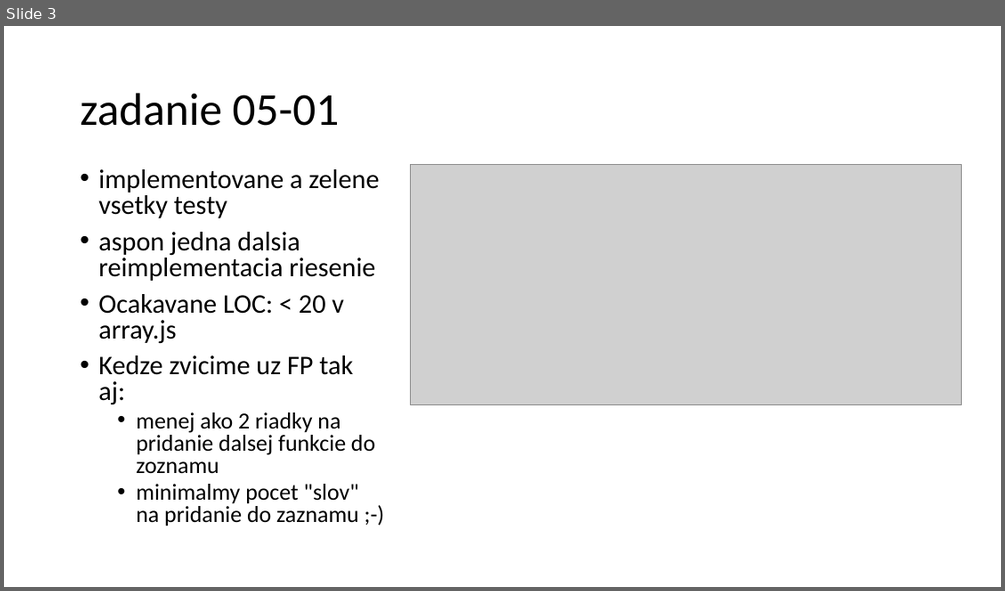
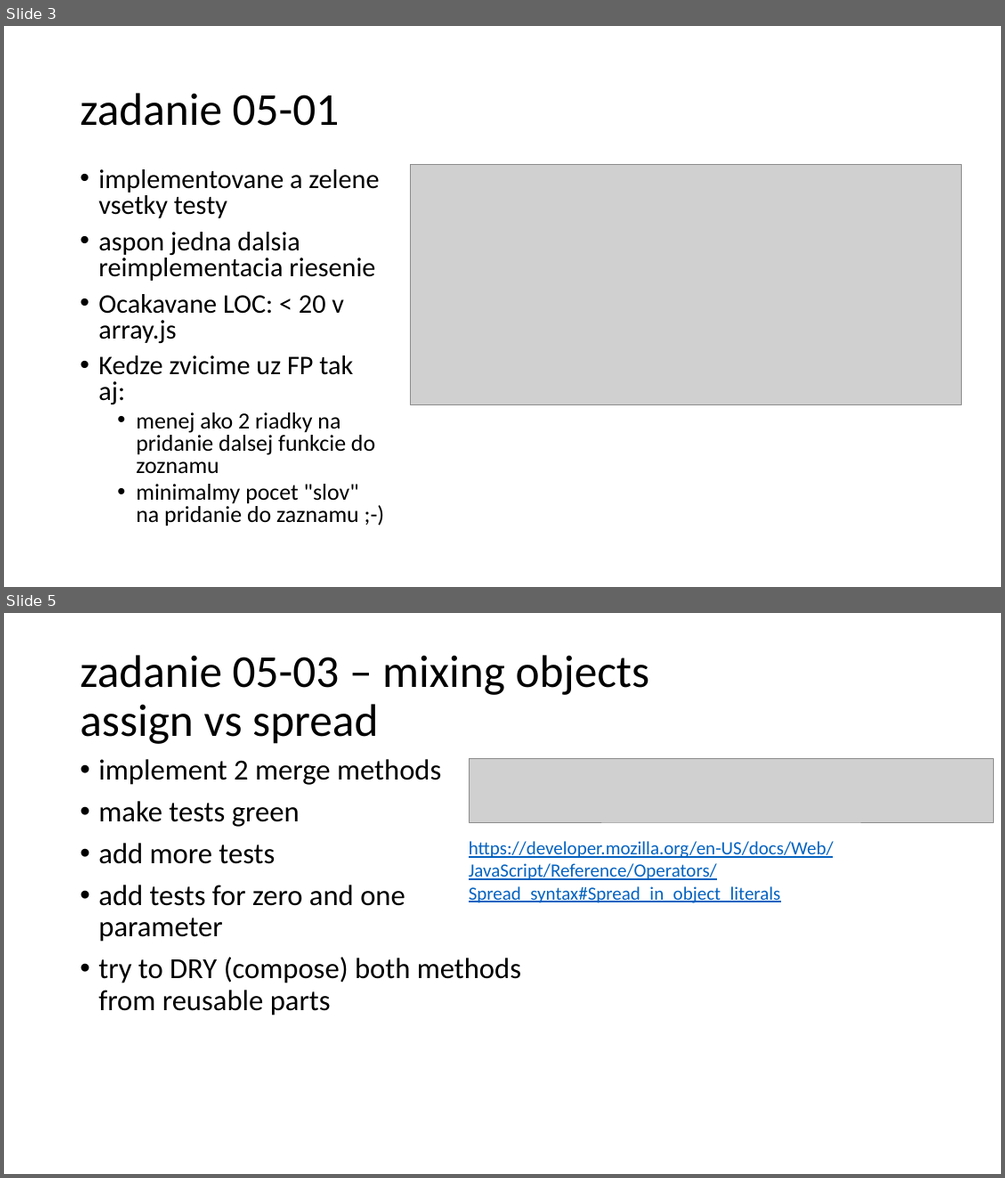
Before and after one commit to yimejky/wawjs, a slide deck: 05-cvicenie/cvicenie05.pptx. Shown one above the other, each under a label of ours: slide 3 before the commit, slides 3 and 5 after it; the slides between them are not shown. The pictures are 1005x591 and 1005x1178 pixels, drawn with LibreOffice and Linux fonts; fonts in the diff are those of the drawing; grey boxes stand for pictures. Boxes give left, top, right and bottom in pixels: in the first picture for what was removed or moved away, otherwise in the second. Text is boxed around its words. In the diff, an @@ line names an element or a change of style, - is before the commit and + after.

```diff
--- a/05-cvicenie/cvicenie05.pptx
+++ b/05-cvicenie/cvicenie05.pptx
@@ slide 5 added at (4,613,1001,1174), background #FFFFFF @@
@@ title added at (80,655,650,744), 44 pt, text #000000 @@
+zadanie 05-03 – mixing objects
+assign vs spread
@@ text added at (98,759,521,1015), 28 pt, text #000000 @@
+• implement 2 merge methods
+• make tests green
+• add more tests
+• add tests for zero and one parameter
+• try to DRY (compose) both methods from reusable parts
@@ picture added at (469,759,994,822) @@
@@ text added at (469,841,833,903), 18 pt, text #0563C1, underline @@
+https://developer.mozilla.org/en-US/docs/Web/JavaScript/Reference/Operators/Spread_syntax#Spread_in_object_literals
```
Also in this commit, not shown: 2 other slides added, 1 other file.
